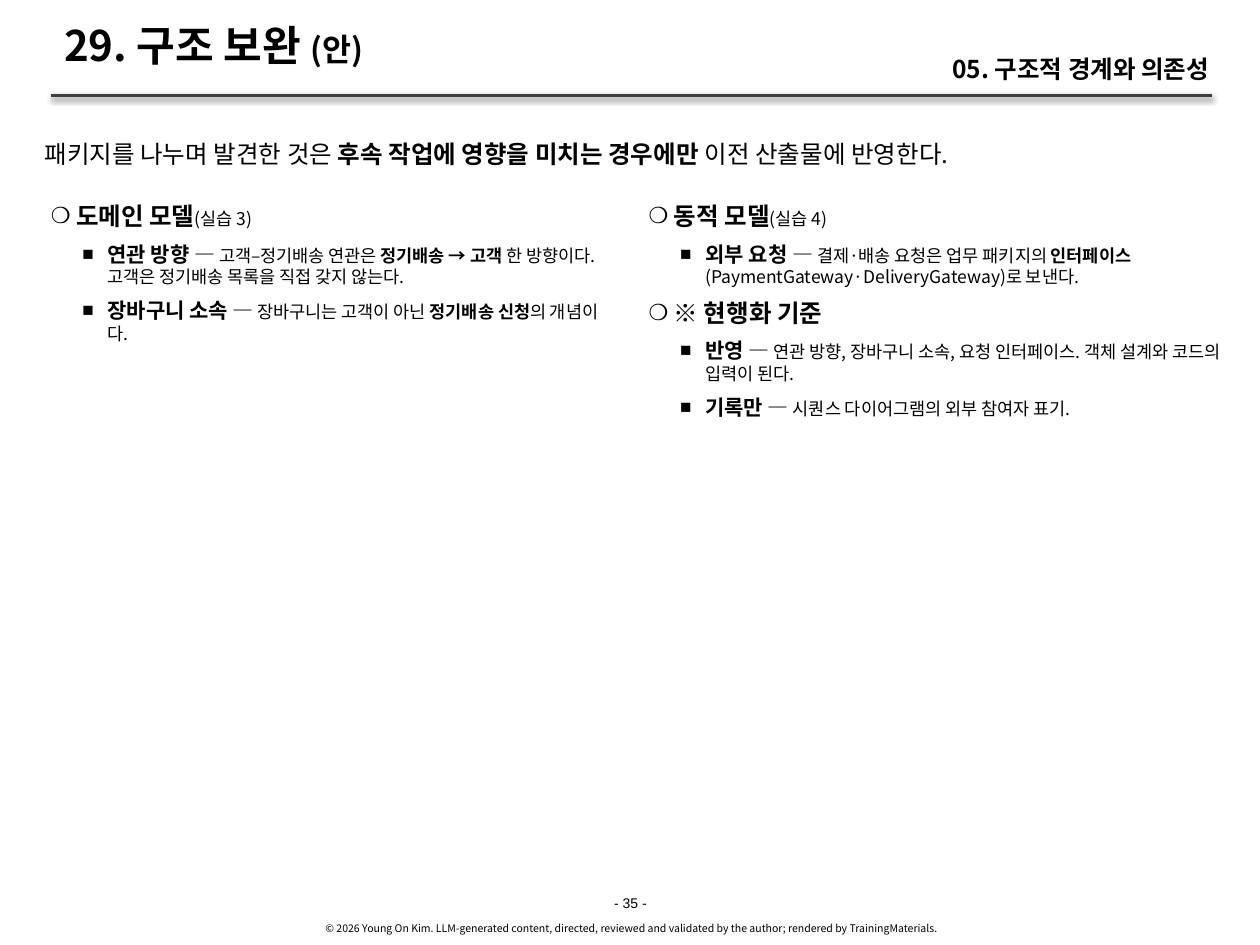
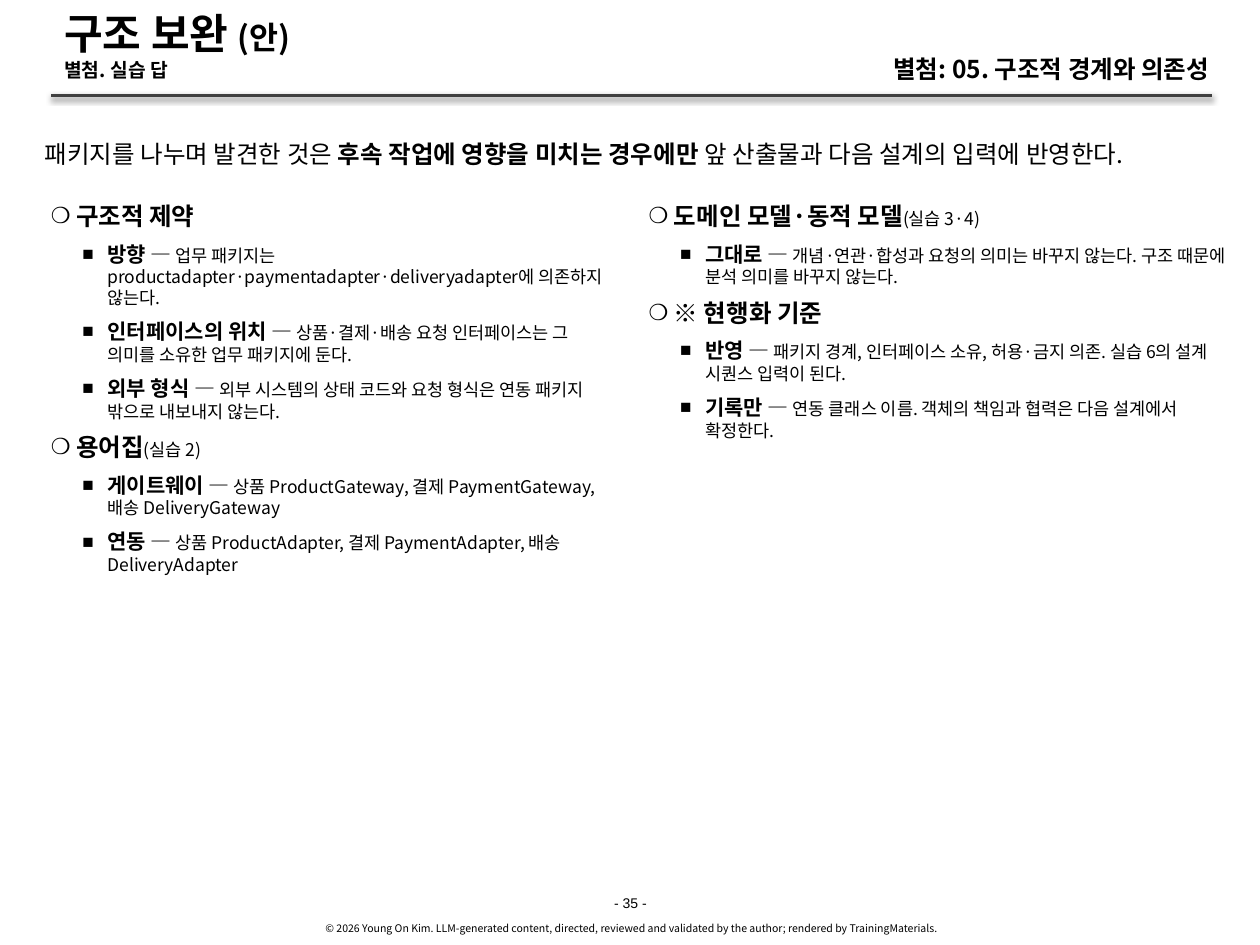
Before and after one commit to YoungSan77/TrainingMaterials, a slide deck: slide 35 of courses/ooad/sessions/s05.pptx. Drawn at 1260x945 pixels with LibreOffice and Linux fonts; fonts in the diff are those of the drawing. Boxes give left, top, right and bottom in pixels: in the first picture for what was removed or moved away, otherwise in the second. Text is boxed around its words. In the diff, an @@ line names an element or a change of style, - is before the commit and + after.

```diff
--- a/courses/ooad/sessions/s05.pptx
+++ b/courses/ooad/sessions/s05.pptx
@@ title at (x1=64, y1=13, x2=291, y2=79): text changed; size 24 to 11 pt @@
-29. 구조 보완 (안)
+구조 보완 (안)
+별첨. 실습 답
@@ text at (x1=893, y1=57, x2=1209, y2=81): text changed @@
-05. 구조적 경계와 의존성
+별첨: 05. 구조적 경계와 의존성
@@ text at (x1=45, y1=142, x2=1123, y2=166): text changed @@
-패키지를 나누며 발견한 것은 후속 작업에 영향을 미치는 경우에만 이전 산출물에 반영한다.
+패키지를 나누며 발견한 것은 후속 작업에 영향을 미치는 경우에만 앞 산출물과 다음 설계의 입력에 반영한다.
@@ text at (x1=76, y1=204, x2=602, y2=575): text changed @@
-    ❍ 도메인 모델(실습 3)
-      ■ 연관 방향 — 고객–정기배송 연관은 정기배송 → 고객 한 방향이다. 고객은 정기배송 목록을 직접 갖지 않는다.
-      ■ 장바구니 소속 — 장바구니는 고객이 아닌 정기배송 신청의 개념이다.
+    ❍ 구조적 제약
+      ■ 방향 — 업무 패키지는 productadapter·paymentadapter·deliveryadapter에 의존하지 않는다.
+      ■ 인터페이스의 위치 — 상품·결제·배송 요청 인터페이스는 그 의미를 소유한 업무 패키지에 둔다.
+      ■ 외부 형식 — 외부 시스템의 상태 코드와 요청 형식은 연동 패키지 밖으로 내보내지 않는다.
+    ❍ 용어집(실습 2)
+      ■ 게이트웨이 — 상품 ProductGateway, 결제 PaymentGateway, 배송 DeliveryGateway
+      ■ 연동 — 상품 ProductAdapter, 결제 PaymentAdapter, 배송 DeliveryAdapter
@@ text at (x1=674, y1=204, x2=1226, y2=285): text changed @@
-    ❍ 동적 모델(실습 4)
-      ■ 외부 요청 — 결제·배송 요청은 업무 패키지의 인터페이스(PaymentGateway·DeliveryGateway)로 보낸다.
+    ❍ 도메인 모델·동적 모델(실습 3·4)
+      ■ 그대로 — 개념·연관·합성과 요청의 의미는 바꾸지 않는다. 구조 때문에 분석 의미를 바꾸지 않는다.
@@ text at (x1=705, y1=340, x2=1208, y2=439): text changed @@
-      ■ 반영 — 연관 방향, 장바구니 소속, 요청 인터페이스. 객체 설계와 코드의 입력이 된다.
-      ■ 기록만 — 시퀀스 다이어그램의 외부 참여자 표기.
+      ■ 반영 — 패키지 경계, 인터페이스 소유, 허용·금지 의존. 실습 6의 설계 시퀀스 입력이 된다.
+      ■ 기록만 — 연동 클래스 이름. 객체의 책임과 협력은 다음 설계에서 확정한다.
```
Also in this commit, not shown: 33 other slides changed, 1 slide removed, 29 other files.
